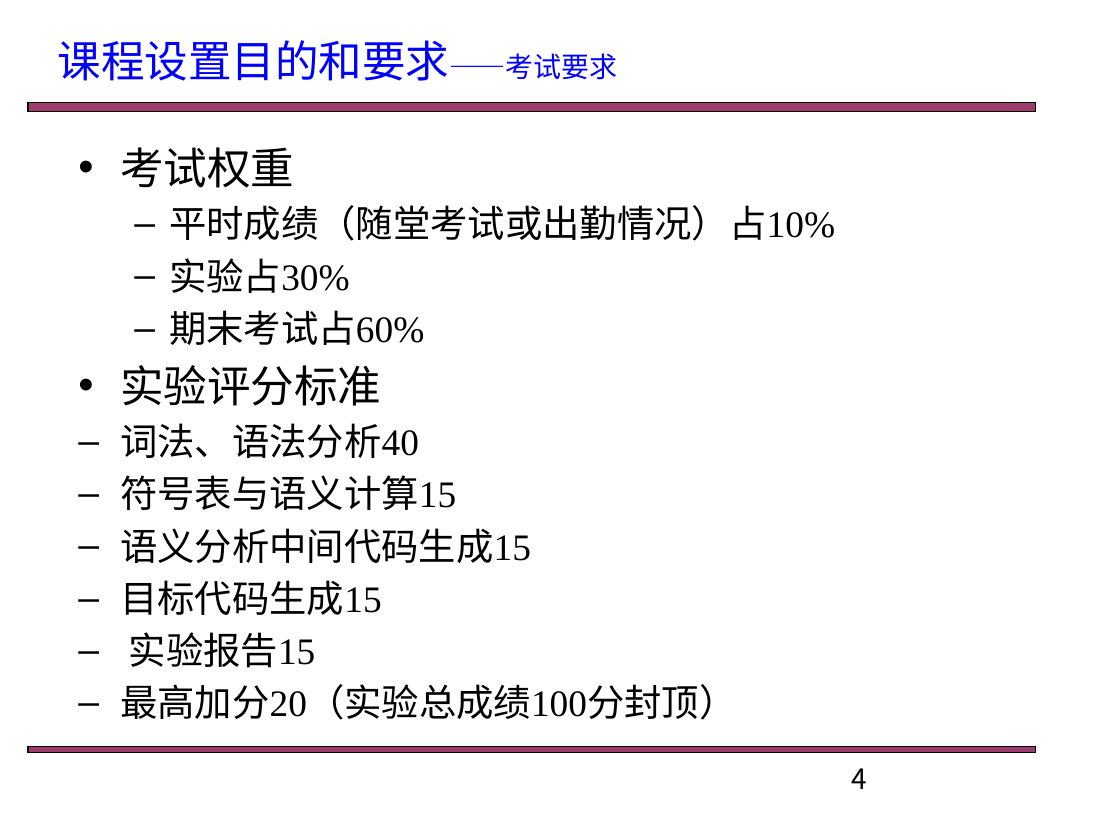
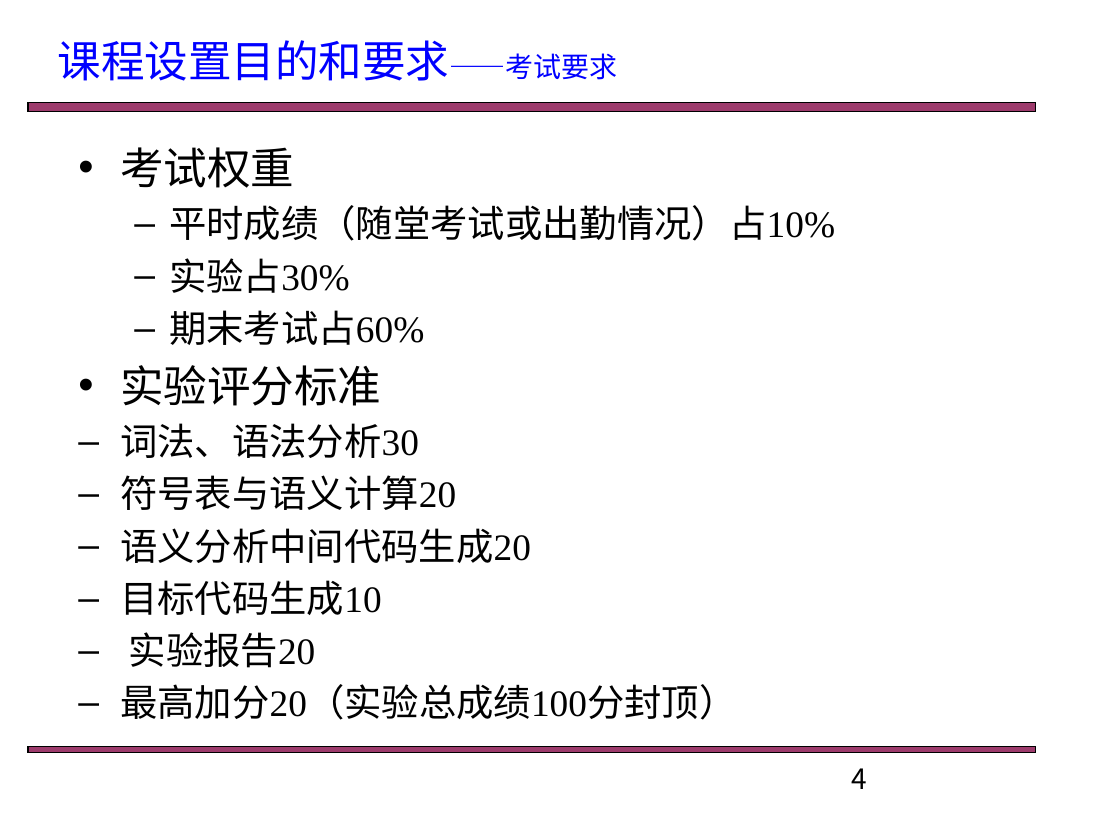
Before and after one commit to truelq/toy, a slide deck: slide 4 of 资料/编译原理实验.pptx. Drawn at 1120x840 pixels with LibreOffice and Linux fonts; fonts in the diff are those of the drawing. Boxes give left, top, right and bottom in pixels: in the first picture for what was removed or moved away, otherwise in the second. Text is boxed around its words. In the diff, an @@ line names an element or a change of style, - is before the commit and + after.

```diff
--- a/资料/编译原理实验.pptx
+++ b/资料/编译原理实验.pptx
@@ text at <box>120,423,531,668</box>: text changed @@
-  – 词法、语法分析40
-  – 符号表与语义计算15
-  – 语义分析中间代码生成15
-  – 目标代码生成15
-  – 实验报告15
+  – 词法、语法分析30
+  – 符号表与语义计算20
+  – 语义分析中间代码生成20
+  – 目标代码生成10
+  – 实验报告20
```
Also in this commit, not shown: 2 other slides changed, 1 slide added, 1 slide removed, 18 other files.
